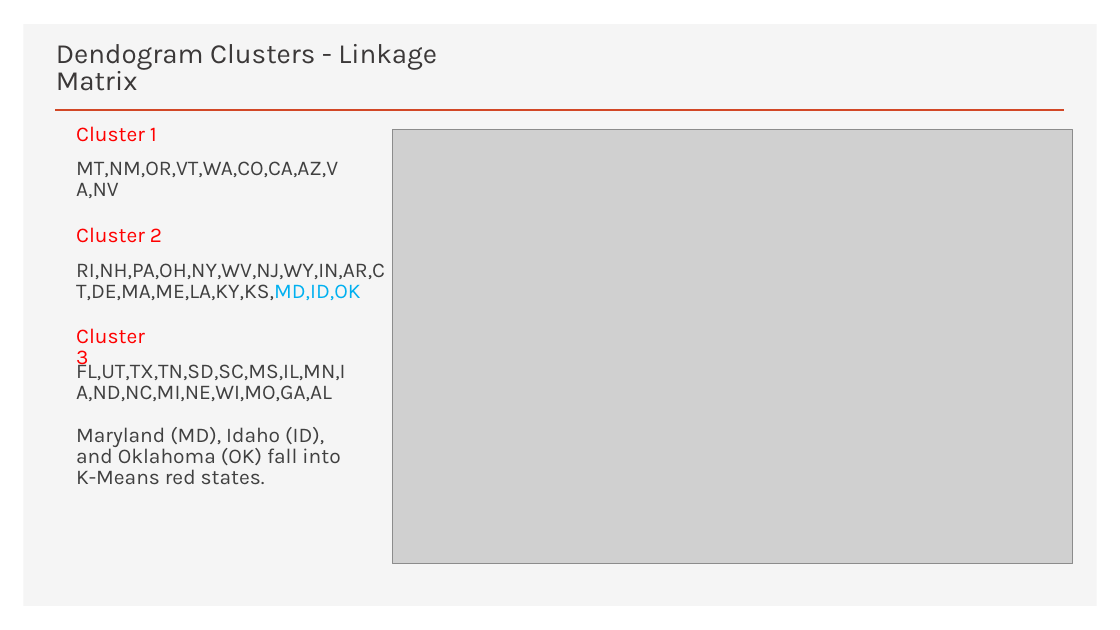
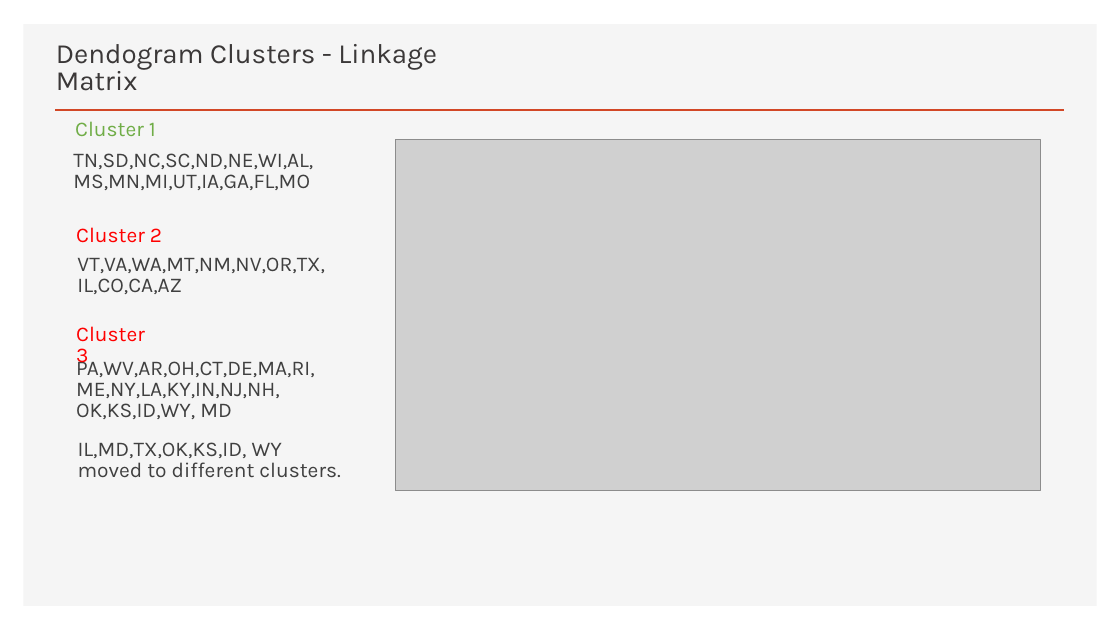
Before and after one commit to damuakula/FinalProject, a slide deck: slide 9 of PyschRegionsUS.pptx. Drawn at 1120x630 pixels with LibreOffice and Linux fonts; fonts in the diff are those of the drawing; grey boxes stand for pictures. Boxes give left, top, right and bottom in pixels: in the first picture for what was removed or moved away, otherwise in the second. Text is boxed around its words. In the diff, an @@ line names an element or a change of style, - is before the commit and + after.

```diff
--- a/PyschRegionsUS.pptx
+++ b/PyschRegionsUS.pptx
@@ text "Cluster 1" at (75, 121, 156, 136): text colour #FF0000 to #70AD47 @@
@@ picture: place and size @@
-picture at (392, 129, 1073, 564)
+picture at (395, 139, 1040, 492)
@@ text added at (73, 153, 313, 190), 18 pt, text #404040 @@
+TN,SD,NC,SC,ND,NE,WI,AL, MS,MN,MI,UT,IA,GA,FL,MO
@@ text removed at (76, 263, 385, 300) @@
-RI,NH,PA,OH,NY,WV,NJ,WY,IN,AR,CT,DE,MA,ME,LA,KY,KS,MD,ID,OK
@@ text at (77, 257, 325, 294): text changed @@
-MT,NM,OR,VT,WA,CO,CA,AZ,VA,NV
+VT,VA,WA,MT,NM,NV,OR,TX, IL,CO,CA,AZ
@@ text at (76, 356, 315, 419): text changed @@
-FL,UT,TX,TN,SD,SC,MS,IL,MN,IA,ND,NC,MI,NE,WI,MO,GA,AL
+PA,WV,AR,OH,CT,DE,MA,RI, ME,NY,LA,KY,IN,NJ,NH, OK,KS,ID,WY, MD
@@ text removed at (76, 427, 340, 484) @@
-Maryland (MD), Idaho (ID), and Oklahoma (OK) fall into K-Means red states.
@@ text added at (78, 442, 340, 477), 18 pt, text #404040 @@
+IL,MD,TX,OK,KS,ID, WY moved to different clusters.
```
Also in this commit, not shown: 8 other slides changed, 1 slide added, 2 other files.
